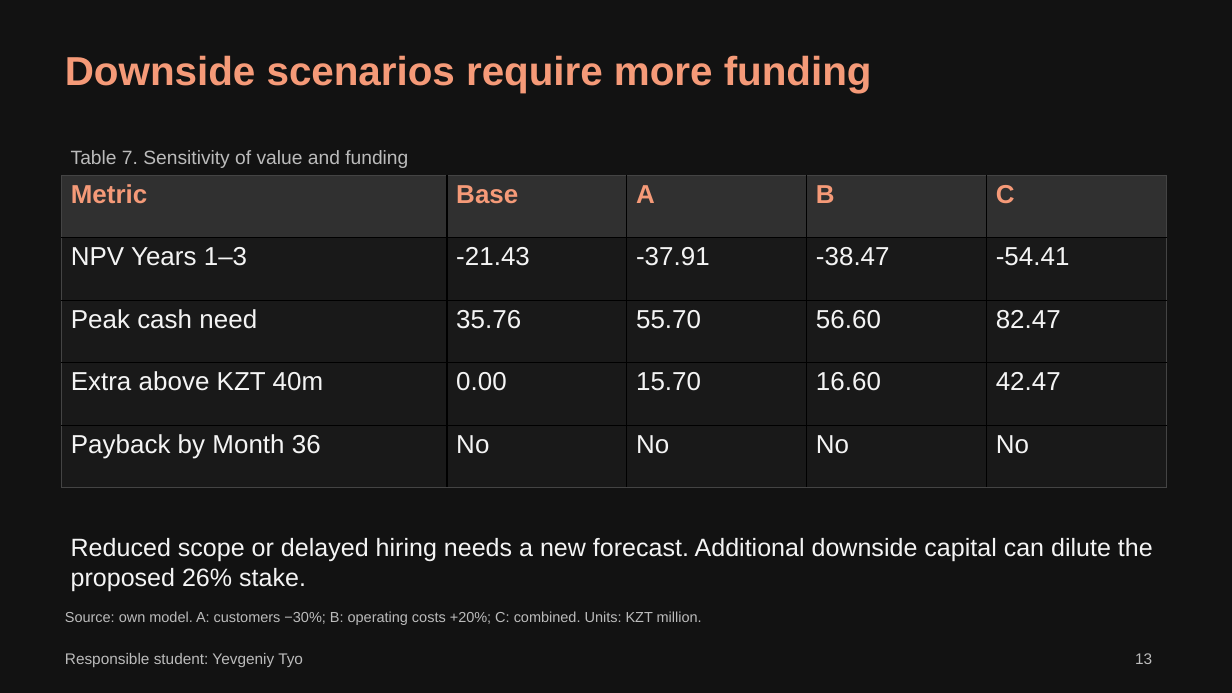
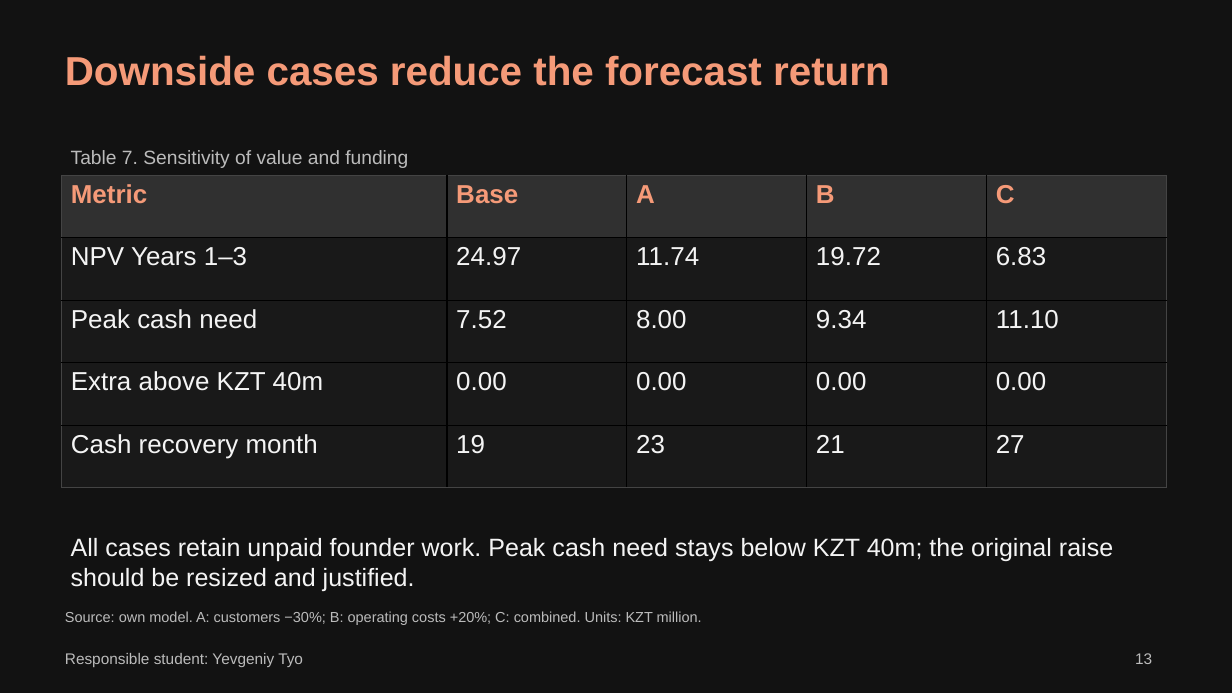
Before and after one commit to ONI-COLLI/Artguard, a slide deck: slide 13 of deliverables/final-project/Team03_FP_Presentation.pptx. Drawn at 1232x693 pixels with LibreOffice and Linux fonts; fonts in the diff are those of the drawing. Boxes give left, top, right and bottom in pixels: in the first picture for what was removed or moved away, otherwise in the second. Text is boxed around its words. In the diff, an @@ line names an element or a change of style, - is before the commit and + after.

Commit message:
Restore unpaid founder development and reconcile financial deliverables

```diff
--- a/deliverables/final-project/Team03_FP_Presentation.pptx
+++ b/deliverables/final-project/Team03_FP_Presentation.pptx
@@ text at box(65, 55, 890, 86): text changed @@
-Downside scenarios require more funding
+Downside cases reduce the forecast return
@@ table at box(62, 176, 1168, 489) @@
-row 2: NPV Years 1–3 | -21.43 | -37.91 | -38.47 | -54.41
+row 2: NPV Years 1–3 | 24.97 | 11.74 | 19.72 | 6.83
-row 3: Peak cash need | 35.76 | 55.70 | 56.60 | 82.47
+row 3: Peak cash need | 7.52 | 8.00 | 9.34 | 11.10
-row 4: Extra above KZT 40m | 0.00 | 15.70 | 16.60 | 42.47
+row 4: Extra above KZT 40m | 0.00 | 0.00 | 0.00 | 0.00
-row 5: Payback by Month 36 | No | No | No | No
+row 5: Cash recovery month | 19 | 23 | 21 | 27
@@ text at box(71, 538, 1113, 591): text changed @@
-Reduced scope or delayed hiring needs a new forecast. Additional downside capital can dilute the proposed 26% stake.
+All cases retain unpaid founder work. Peak cash need stays below KZT 40m; the original raise should be resized and justified.
```
Also in this commit, not shown: 15 other slides changed, 15 other files.
